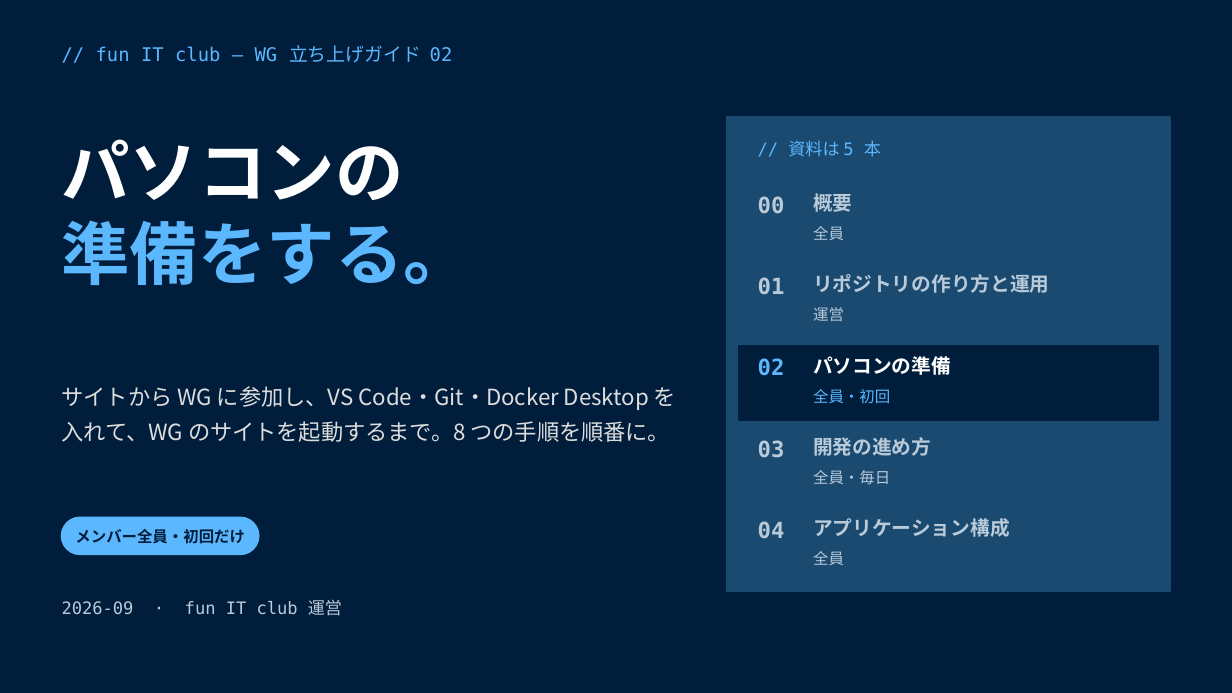
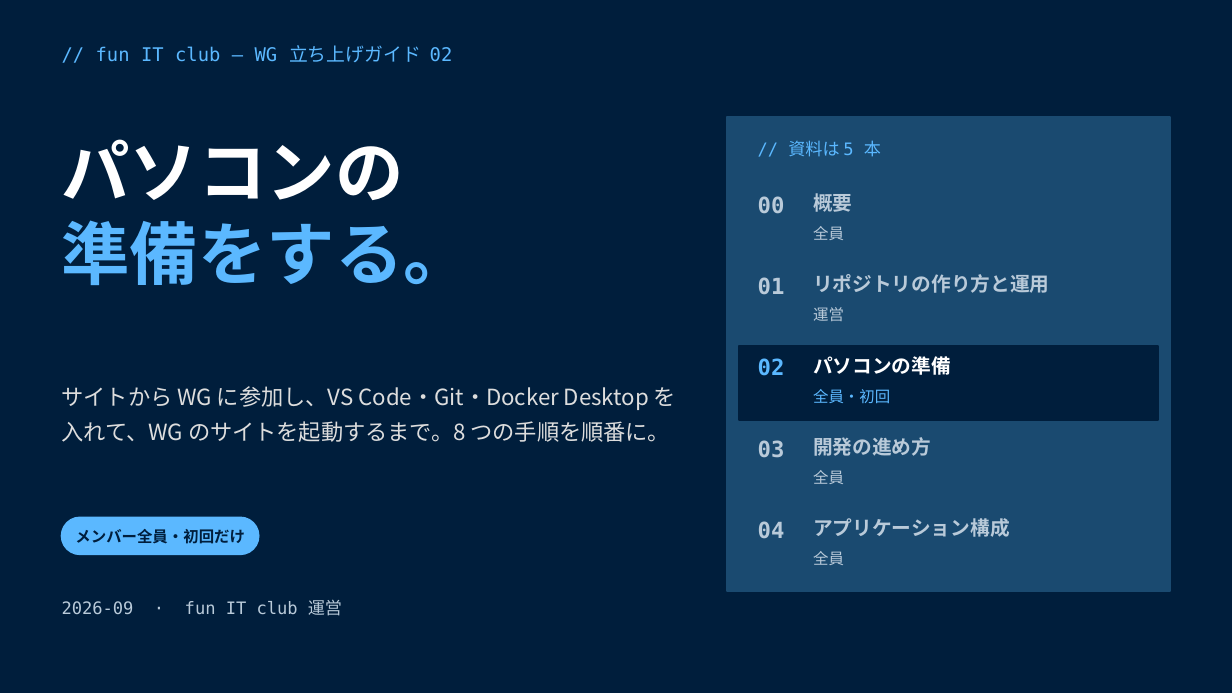
Before and after one commit to funITclub/homepage, a slide deck: slide 1 of static/guide/02_パソコンの準備.pptx. Drawn at 1232x693 pixels with LibreOffice and Linux fonts; fonts in the diff are those of the drawing. Boxes give left, top, right and bottom in pixels: in the first picture for what was removed or moved away, otherwise in the second. Text is boxed around its words. In the diff, an @@ line names an element or a change of style, - is before the commit and + after.

```diff
--- a/static/guide/02_パソコンの準備.pptx
+++ b/static/guide/02_パソコンの準備.pptx
@@ text at (813,470,844,484): text changed @@
-全員・毎日
+全員
```
Also in this commit, not shown: 1 other slide changed, 7 other files.
